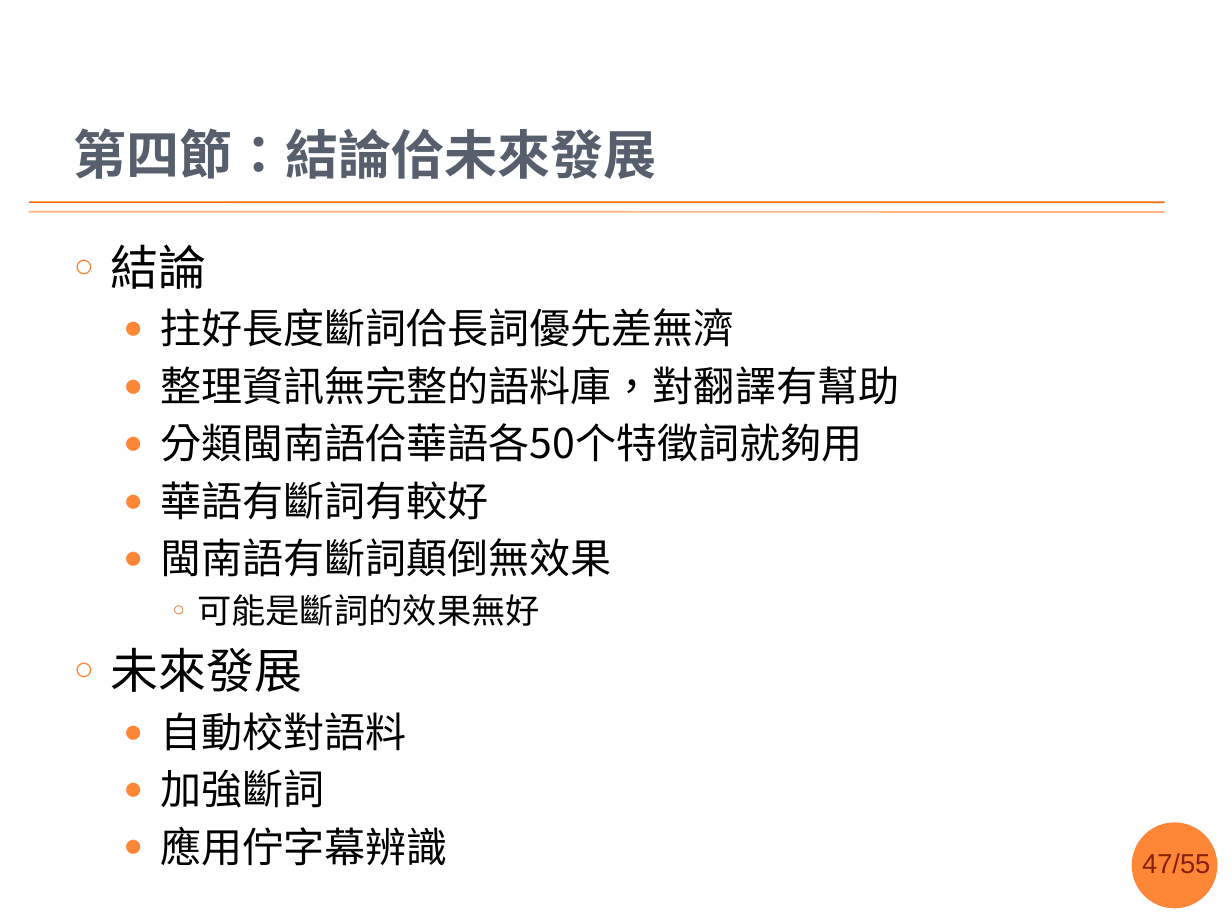
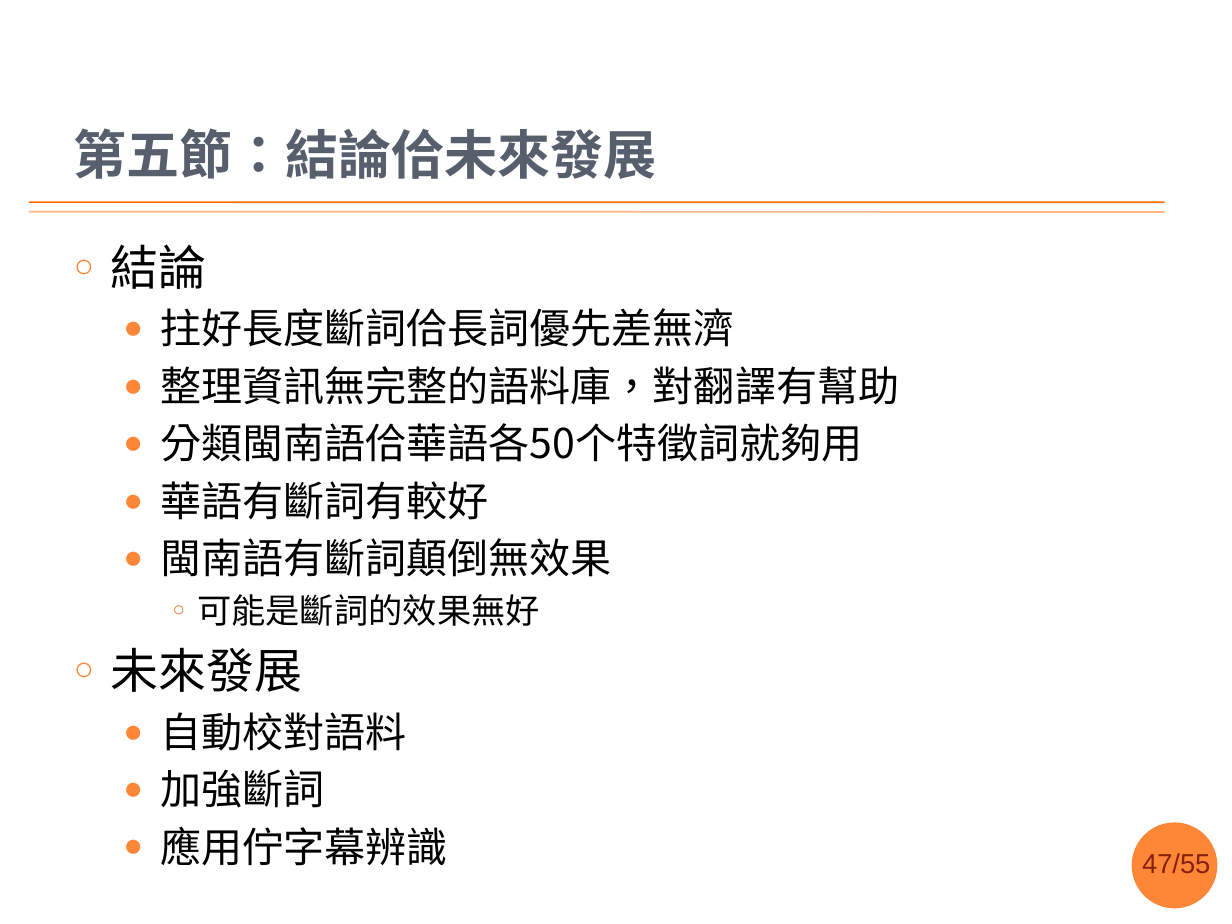
Before and after one commit to sih4sing5hong5/po3-ko3_tau5-iann2-phinn3, a slide deck: slide 47 of 翻譯報告.pptx. Drawn at 1232x924 pixels with LibreOffice and Linux fonts; fonts in the diff are those of the drawing; background and template pictures are left out. Boxes give left, top, right and bottom in pixels: in the first picture for what was removed or moved away, otherwise in the second. Text is boxed around its words. In the diff, an @@ line names an element or a change of style, - is before the commit and + after.

```diff
--- a/翻譯報告.pptx
+++ b/翻譯報告.pptx
@@ title at <box>74,128,657,179</box>: text changed @@
-第四節：結論佮未來發展
+第五節：結論佮未來發展
```
Also in this commit, not shown: 8 other slides changed.
